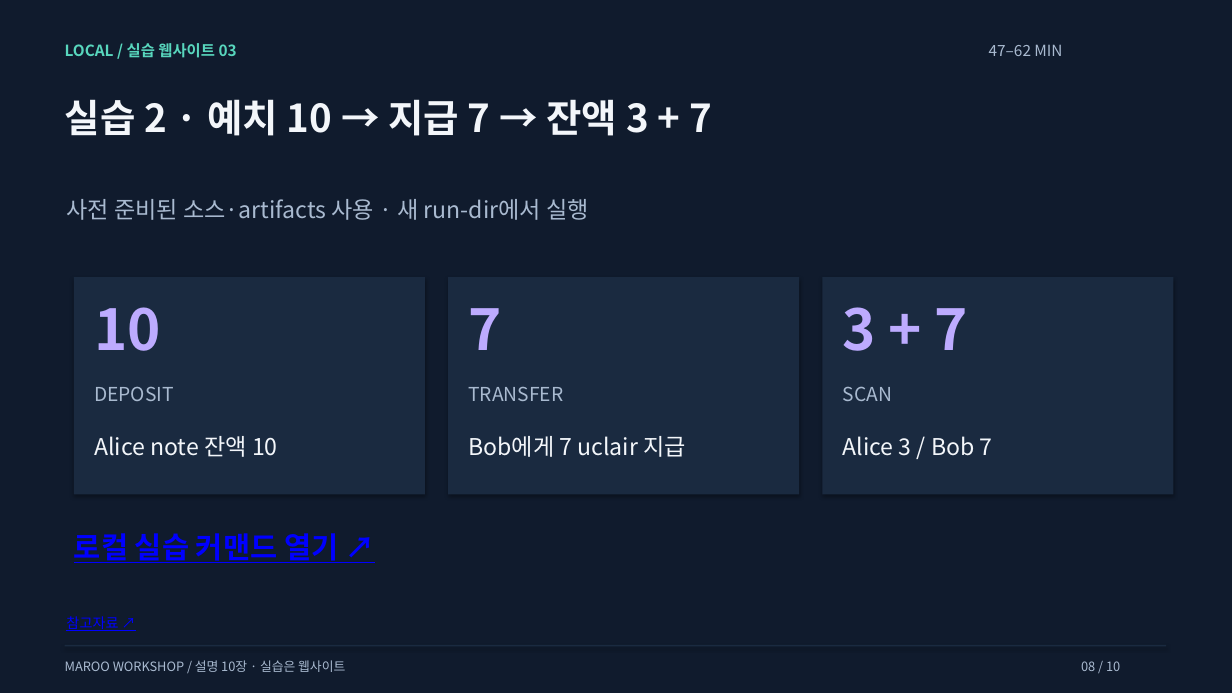
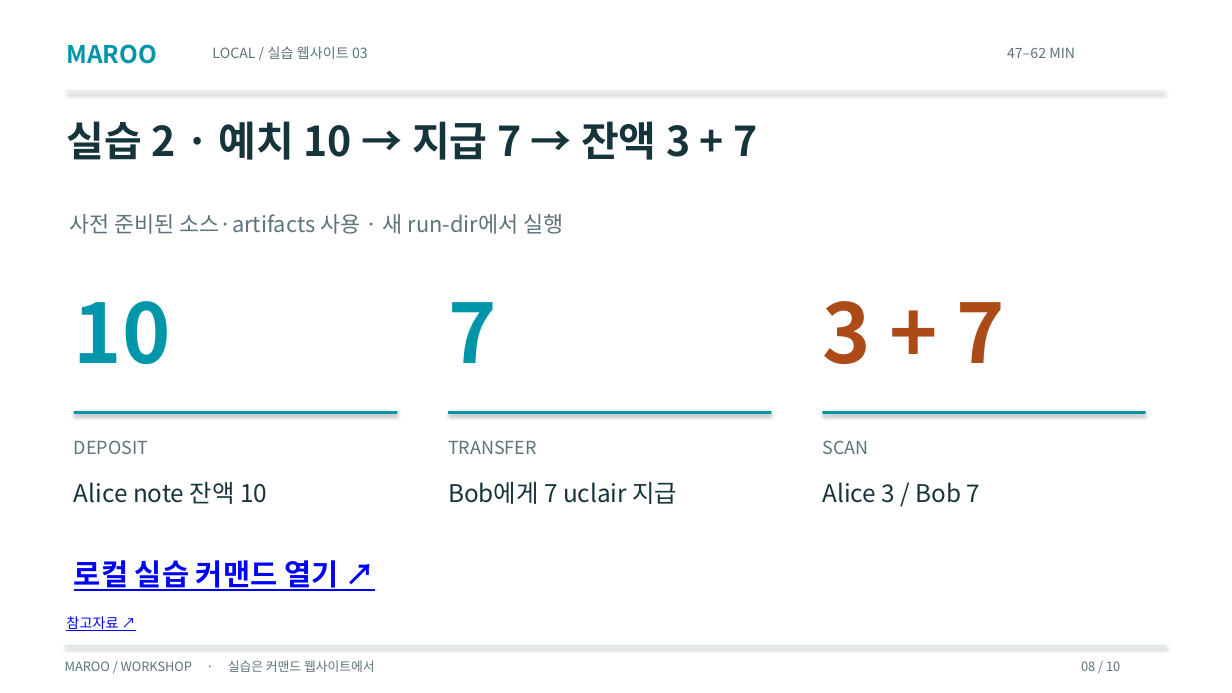
Before and after one commit to nubro999/maroo-devrel-workshop, a slide deck: slide 8 of workshop/Workshop_Slides.pptx. Drawn at 1232x693 pixels with LibreOffice and Linux fonts; fonts in the diff are those of the drawing. Boxes give left, top, right and bottom in pixels: in the first picture for what was removed or moved away, otherwise in the second. Text is boxed around its words. In the diff, an @@ line names an element or a change of style, - is before the commit and + after.

Commit message:
Restyle workshop and cheatsheet with white and Maroo core colors

```diff
--- a/workshop/Workshop_Slides.pptx
+++ b/workshop/Workshop_Slides.pptx
@@ rectangle at [0, 0, 1232, 693]: fill #101B2D to #FFFFFF @@
@@ text added at [66, 44, 156, 64], 19 pt, text #0096AA, bold @@
+MAROO
@@ text "LOCAL / 실습 웹사이트 03": place and size @@
-text "LOCAL / 실습 웹사이트 03" at [65, 43, 237, 58]
+text "LOCAL / 실습 웹사이트 03" at [212, 46, 368, 59]
@@ text "LOCAL / 실습 웹사이트 03" at [212, 46, 368, 59]: size 12 to 11 pt, text colour #58D6BD to #5C747B, bold off @@
@@ text "47–62 MIN": place and size @@
-text "47–62 MIN" at [989, 44, 1062, 56]
+text "47–62 MIN" at [1007, 47, 1075, 58]
@@ text "47–62 MIN" at [1007, 47, 1075, 58]: size 12 to 11 pt, text colour #A9BAD0 to #5C747B @@
@@ text "실습 2 · 예치 10 ...": place and size @@
-text "실습 2 · 예치 10 ..." at [65, 99, 712, 136]
+text "실습 2 · 예치 10 ..." at [66, 121, 757, 160]
@@ text "실습 2 · 예치 10 ..." at [66, 121, 757, 160]: size 30 to 32 pt, text colour #F3F6FA to #16343B @@
@@ rectangle added at [67, 91, 1165, 91], fill #D8E8EB @@
@@ text "사전 준비된 소스·artifacts 사용 · ...": place and size @@
-text "사전 준비된 소스·artifacts 사용 · ..." at [66, 199, 589, 220]
+text "사전 준비된 소스·artifacts 사용 · ..." at [69, 214, 563, 234]
@@ text "사전 준비된 소스·artifacts 사용 · ..." at [69, 214, 563, 234]: size 18 to 17 pt, text colour #A9BAD0 to #5C747B @@
@@ text "10" at [74, 301, 171, 364]: size 44 to 64 pt, text colour #BDABFF to #0096AA @@
@@ text "10": place and size @@
-text "10" at [94, 307, 161, 351]
+text "10" at [74, 301, 171, 364]
@@ text "7": place and size @@
-text "7" at [468, 308, 501, 350]
+text "7" at [448, 302, 496, 363]
@@ text "7" at [448, 302, 496, 363]: size 44 to 64 pt, text colour #BDABFF to #0096AA @@
@@ text "3 + 7": place and size @@
-text "3 + 7" at [843, 307, 968, 351]
+text "3 + 7" at [822, 301, 1005, 364]
@@ text "3 + 7" at [822, 301, 1005, 364]: size 44 to 64 pt, text colour #BDABFF to #AC4A18 @@
@@ rectangle: place and size @@
-rectangle at [74, 277, 425, 494]
+rectangle at [74, 411, 397, 414]
@@ rectangle: place and size @@
-rectangle at [448, 277, 799, 494]
+rectangle at [448, 411, 772, 414]
@@ fill #1A2A40 to #0096AA in 3 elements at [448, 411, 772, 414], [74, 411, 397, 414], [823, 411, 1146, 414] @@
@@ rectangle: place and size @@
-rectangle at [823, 277, 1174, 494]
+rectangle at [823, 411, 1146, 414]
@@ text "DEPOSIT": place and size @@
-text "DEPOSIT" at [94, 387, 174, 401]
+text "DEPOSIT" at [74, 440, 148, 454]
@@ size 15 to 14 pt, text colour #A9BAD0 to #5C747B in 3 elements at [74, 440, 148, 454], [822, 440, 868, 454], [448, 440, 537, 454] @@
@@ text "TRANSFER": place and size @@
-text "TRANSFER" at [468, 387, 563, 401]
+text "TRANSFER" at [448, 440, 537, 454]
@@ text "SCAN": place and size @@
-text "SCAN" at [843, 386, 892, 401]
+text "SCAN" at [822, 440, 868, 454]
@@ text "Alice note 잔액 10": place and size @@
-text "Alice note 잔액 10" at [94, 436, 278, 457]
+text "Alice note 잔액 10" at [74, 482, 267, 504]
@@ text "Bob에게 7 uclair 지급": place and size @@
-text "Bob에게 7 uclair 지급" at [468, 436, 686, 457]
+text "Bob에게 7 uclair 지급" at [448, 482, 677, 504]
@@ size 18 to 19 pt, text colour #F3F6FA to #16343B in 3 elements at [74, 482, 267, 504], [448, 482, 677, 504], [822, 482, 981, 503] @@
@@ text "Alice 3 / Bob 7": place and size @@
-text "Alice 3 / Bob 7" at [843, 436, 993, 456]
+text "Alice 3 / Bob 7" at [822, 482, 981, 503]
@@ text "로컬 실습 커맨드 열기 ↗": place and size @@
-text "로컬 실습 커맨드 열기 ↗" at [74, 533, 338, 563]
+text "로컬 실습 커맨드 열기 ↗" at [74, 560, 338, 591]
@@ rectangle at [65, 645, 1166, 646]: fill #1A2A40 to #D8E8EB @@
@@ text "08 / 10" at [1081, 661, 1120, 671]: text colour #A9BAD0 to #5C747B @@
@@ text at [65, 660, 375, 672]: text changed; text colour #A9BAD0 to #5C747B @@
-MAROO WORKSHOP / 설명 10장 · 실습은 웹사이트
+MAROO / WORKSHOP · 실습은 커맨드 웹사이트에서
```
Also in this commit, not shown: 9 other slides changed, 8 other files.
